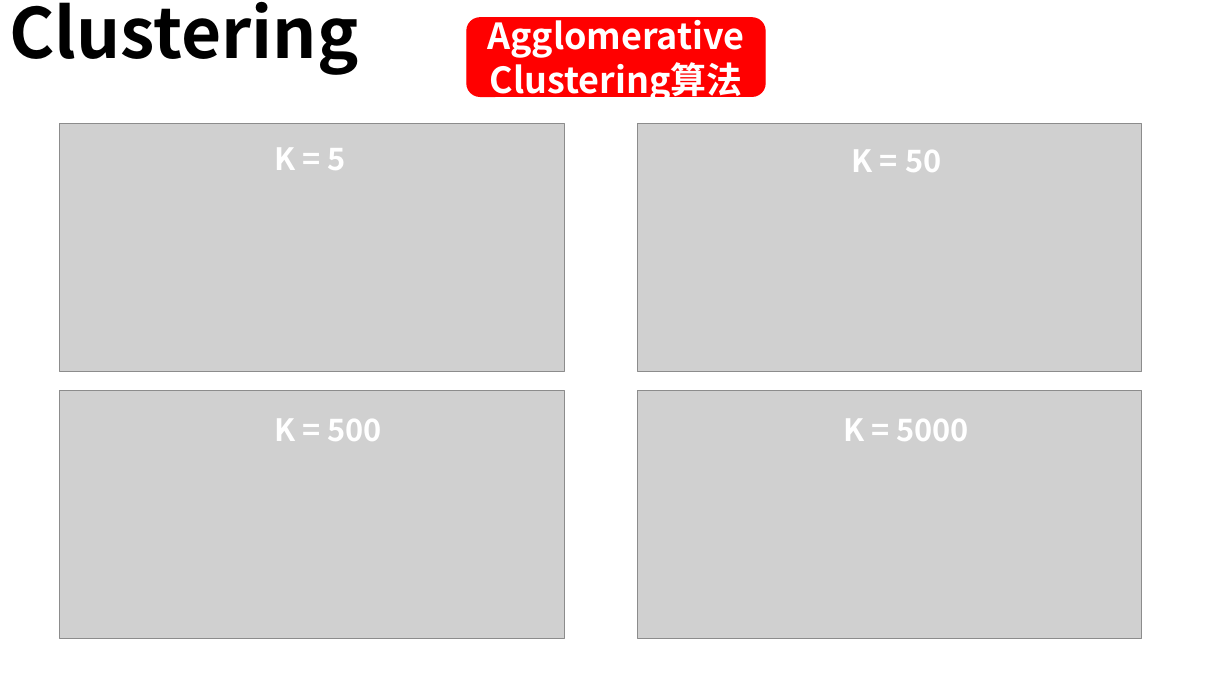
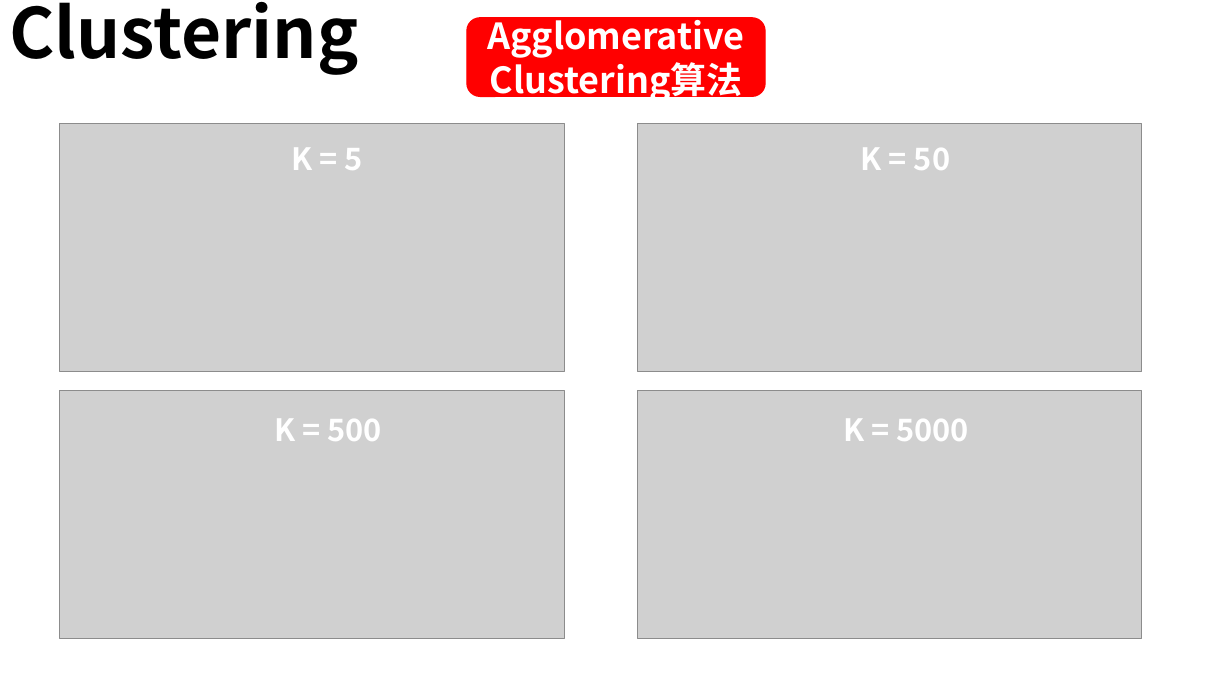
Before and after one commit to volcanozhang-sjtu/SmartLaue, a slide deck: slide 9 of ML-Laue.pptx (slide 6 before the commit). Drawn at 1232x693 pixels with LibreOffice and Linux fonts; fonts in the diff are those of the drawing; grey boxes stand for pictures. Boxes give left, top, right and bottom in pixels: in the first picture for what was removed or moved away, otherwise in the second. Text is boxed around its words. In the diff, an @@ line names an element or a change of style, - is before the commit and + after.

```diff
--- a/ML-Laue.pptx
+++ b/ML-Laue.pptx
@@ text "K = 5": place and size @@
-text "K = 5" at bbox=[274, 148, 346, 170]
+text "K = 5" at bbox=[292, 148, 363, 170]
@@ text "K = 50": place and size @@
-text "K = 50" at bbox=[852, 150, 941, 172]
+text "K = 50" at bbox=[861, 148, 950, 170]
```
Also in this commit, not shown: 3 slides added.
